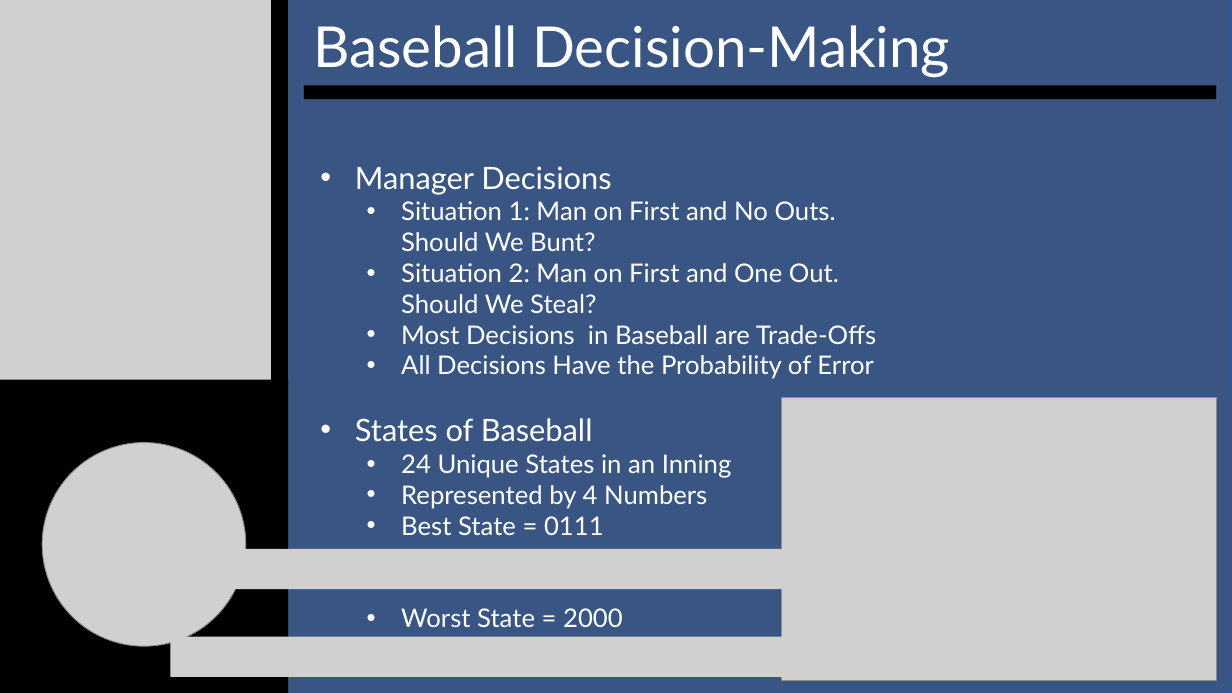
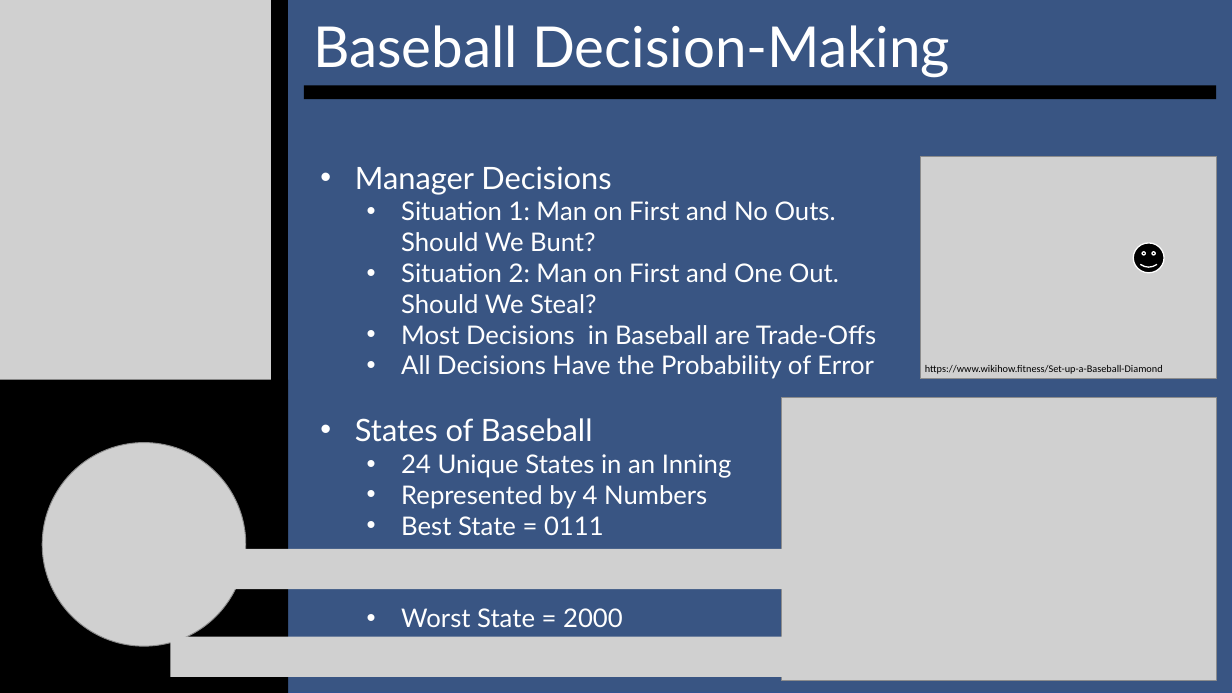
Before and after one commit to SuperMarioGiacomazzo/STOR538_WEBSITE, a slide deck: slide 2 of Slides/Baseball 5/Baseball_5_Lecture.pptx. Drawn at 1232x693 pixels with LibreOffice and Linux fonts; fonts in the diff are those of the drawing; grey boxes stand for pictures. Boxes give left, top, right and bottom in pixels: in the first picture for what was removed or moved away, otherwise in the second. Text is boxed around its words. In the diff, an @@ line names an element or a change of style, - is before the commit and + after.

```diff
--- a/Slides/Baseball 5/Baseball_5_Lecture.pptx
+++ b/Slides/Baseball 5/Baseball_5_Lecture.pptx
@@ picture added at [921, 157, 1216, 379] @@
@@ smiley face added at [1134, 243, 1165, 273], fill #000000, outline #FFFFFF 1 pt @@
@@ text added at [925, 365, 1163, 374], 8 pt, text #000000 @@
+https://www.wikihow.fitness/Set-up-a-Baseball-Diamond
```
Also in this commit, not shown: 1 other slide changed, 5 other files.
